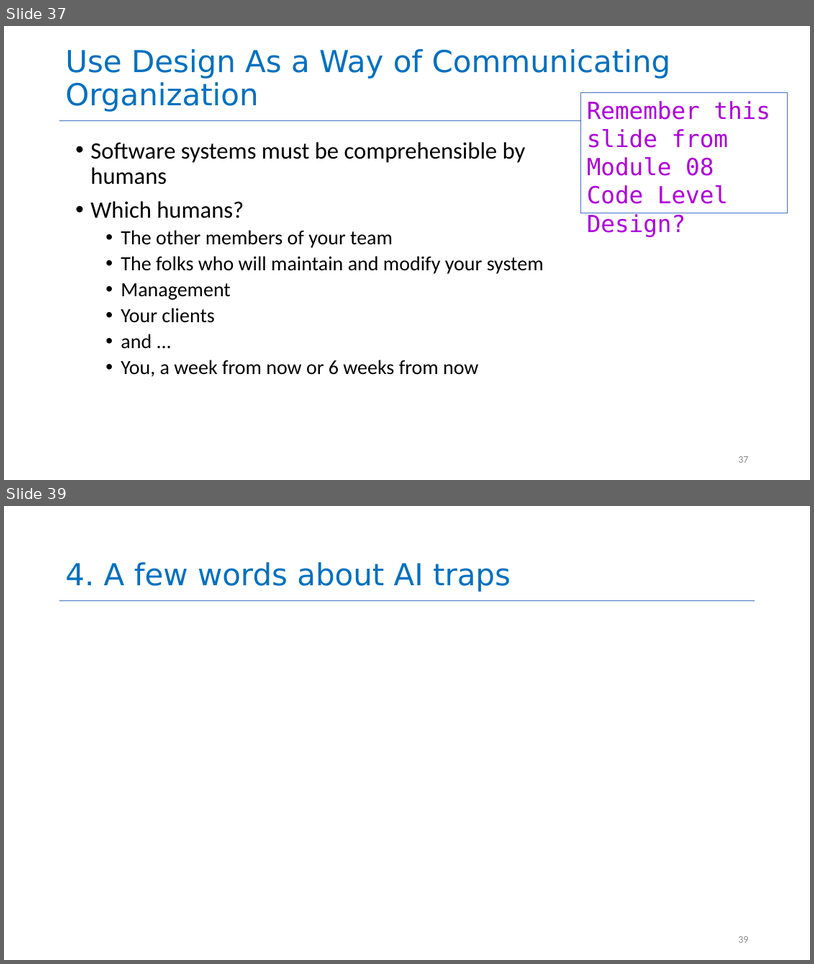
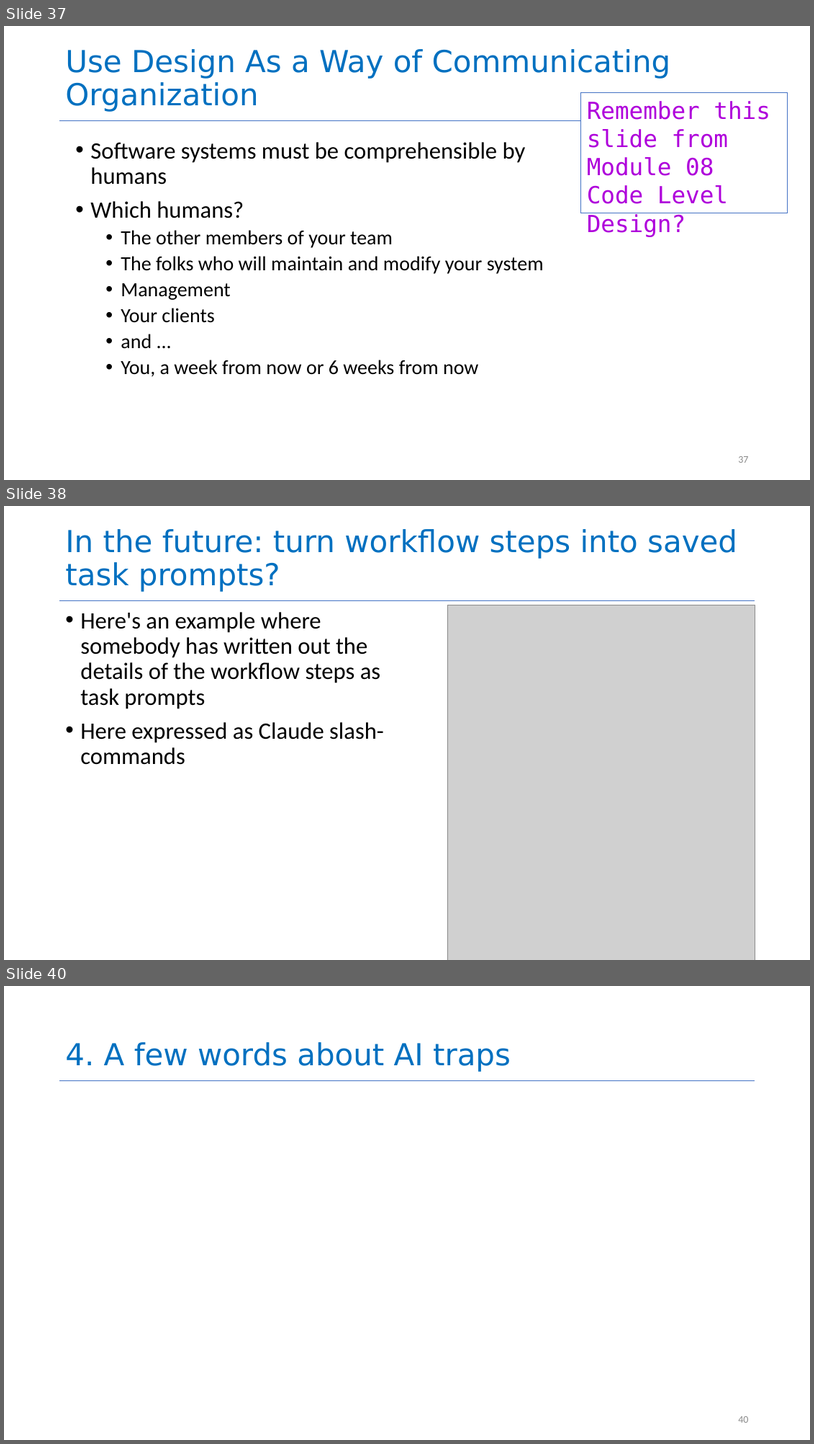
Before and after one commit to neu-se/CS4530-Spring-2026, a slide deck: Slides/Module 16 Using AI Agents.pptx. Shown one above the other, each under a label of ours: slides 37 and 39 before the commit, slides 37, 38 and 40 after it; the slides between them are not shown. The pictures are 814x964 and 814x1444 pixels, drawn with LibreOffice and Linux fonts; fonts in the diff are those of the drawing; grey boxes stand for pictures. Boxes give left, top, right and bottom in pixels: in the first picture for what was removed or moved away, otherwise in the second. Text is boxed around its words. In the diff, an @@ line names an element or a change of style, - is before the commit and + after.

```diff
--- a/Slides/Module 16 Using AI Agents.pptx
+++ b/Slides/Module 16 Using AI Agents.pptx
@@ slide 38 added at (x1=4, y1=506, x2=810, y2=960), background #FFFFFF; not listed: 1 template element that a slide beside it also shows @@
@@ title added at (x1=65, y1=529, x2=738, y2=592), 36 pt, text #0070C0 @@
+In the future: turn workflow steps into saved task prompts?
@@ text added at (x1=80, y1=612, x2=384, y2=764), 28 pt, text #000000 @@
+• Here's an example where somebody has written out the details of the workflow steps as task prompts
+• Here expressed as Claude slash-commands
@@ picture added at (x1=448, y1=605, x2=755, y2=960) @@
@@ what was slide 39 is now slide 40 @@
@@ page number at (x1=738, y1=1416, x2=748, y2=1422): text changed @@
-39
+40
```
Also in this commit, not shown: 3 slides changed, 1 other file.
